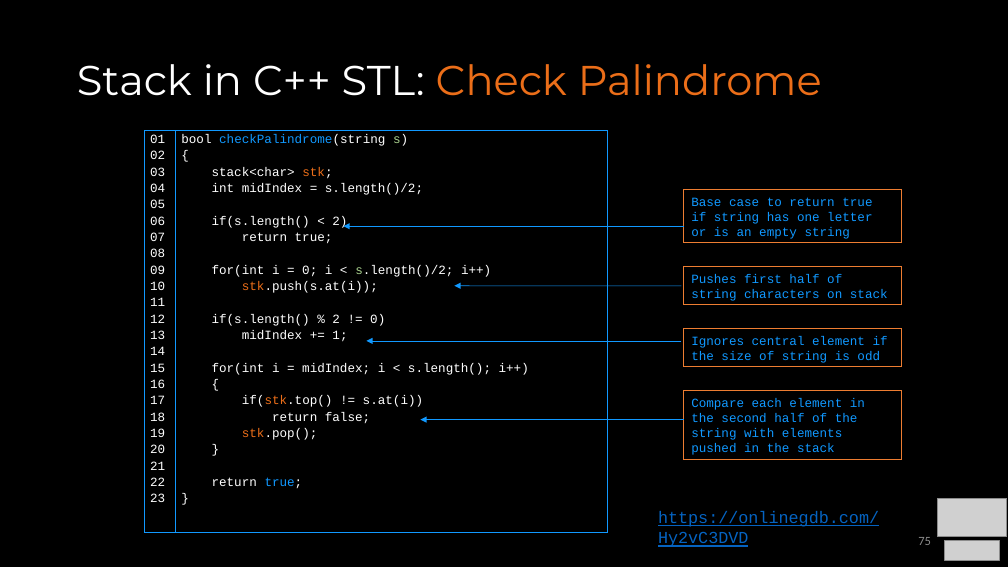
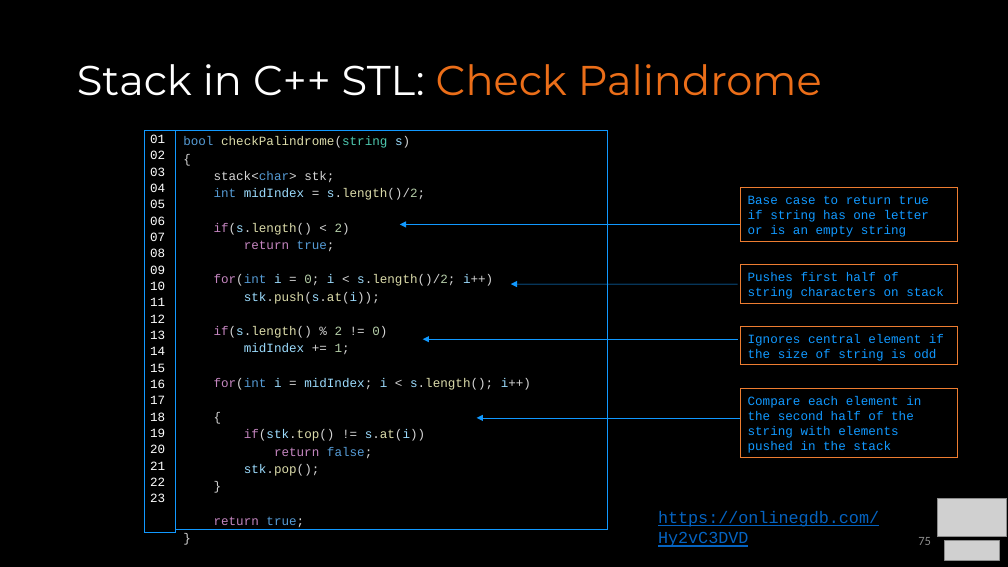
Before and after one commit to COP3530/Instructional-Content, a slide deck: slide 75 of Slides-PPT/2 - Lists, Stacks, Queues.pptx. Drawn at 1008x567 pixels with LibreOffice and Linux fonts; fonts in the diff are those of the drawing; grey boxes stand for pictures. Boxes give left, top, right and bottom in pixels: in the first picture for what was removed or moved away, otherwise in the second. Text is boxed around its words. In the diff, an @@ line names an element or a change of style, - is before the commit and + after.

```diff
--- a/Slides-PPT/2 - Lists, Stacks, Queues.pptx
+++ b/Slides-PPT/2 - Lists, Stacks, Queues.pptx
@@ table at bbox=[175, 131, 607, 529] @@
-row 1, column 1: bool checkPalindrome(string s) / { / stack<char> stk; / int midIndex = s.length()/2; / if(s.length() < 2) / return true; / for(int i = 0; i < s.length()/2; i++) / stk.push(s.at(i)); / if(s.length() % 2 != 0) / midIndex += 1; / for(int i = midIndex; i < s.length(); i++) / { / if(stk.top() != s.at(i)) / return false; / stk.pop(); / } / return true; / }
+row 1, column 1: 
@@ text added at bbox=[183, 136, 531, 527], 12 pt, text #D4D4D4 @@
+bool checkPalindrome(string s)
+{
+stack<char> stk;
+int midIndex = s.length()/2;
+if(s.length() < 2)
+return true;
+for(int i = 0; i < s.length()/2; i++)
+stk.push(s.at(i));
+if(s.length() % 2 != 0)
+midIndex += 1;
+for(int i = midIndex; i < s.length(); i++)
+{
+if(stk.top() != s.at(i))
+return false;
+stk.pop();
+}
+return true;
+}
@@ 4 rectangles, 4 arrows: place and size @@
-4 rectangles, 4 arrows at bbox=[343, 190, 902, 459]
+4 rectangles, 4 arrows at bbox=[400, 188, 958, 457]
```
Also in this commit, not shown: 1 other slide changed, 1 other file.
